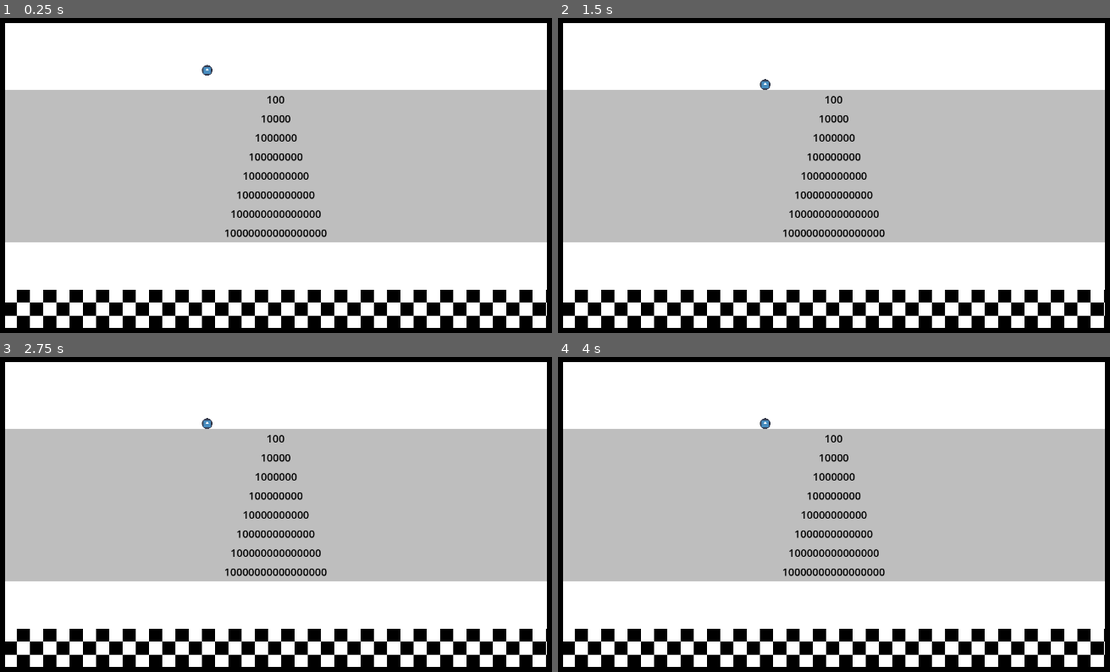
Above: before the commit, frames 1-4 (two rows, left to right).
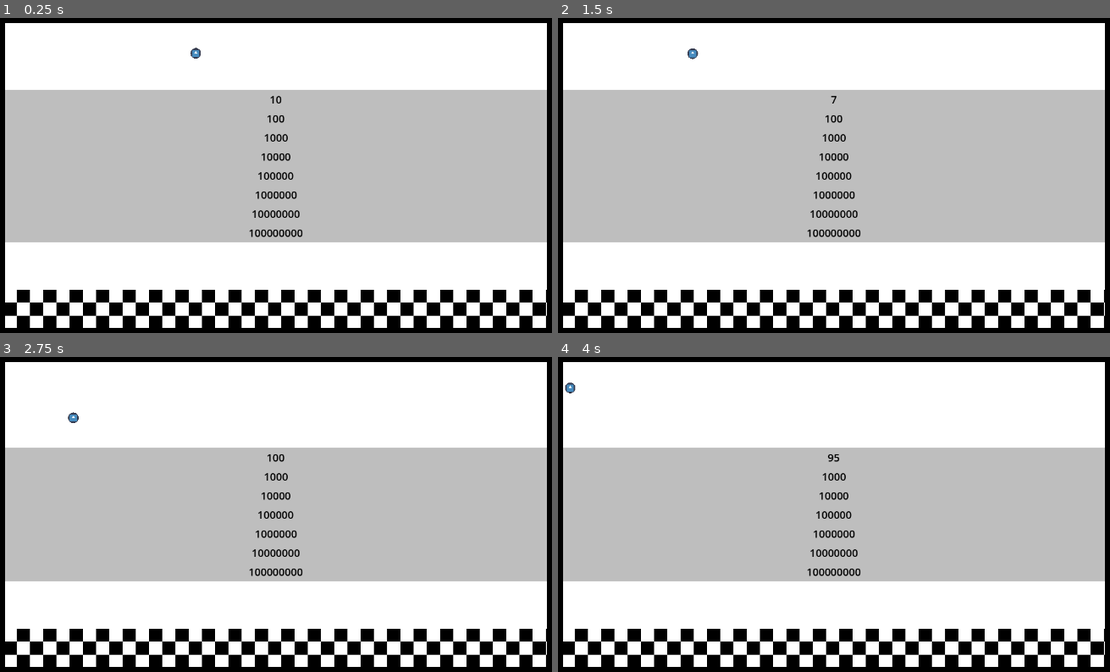
Above: after the commit, the same moments.

Repository: Rundll86/fallingballs
Game: Godot game, scene res://components/World.tscn
Same seed, same stepped clock (60 frames per second), same inputs: the game is played once before the commit and once after it. The engine's default icon, where the game draws it, is replaced by a stand-in: a white triangle on a blue panel in a dark square.
Inputs:
- Up to frame 1 (0.25 s): no input
- Up to frame 2 (1.5 s): tap Enter at 1.25 s
- Up to frame 3 (2.75 s): tap Space at 2 s
- Up to frame 4 (4 s): tap Enter at 3.5 s

The runs differ from the first frame. In frame 1, 1.3% of the frame differs, in the area x 34-60%, y 9-70%; in frame 2, 1.3%; in frame 3, 7.1%; in frame 4, 7.1%, in the area x 0-100%, y 8-70%.

Commit message:
feat: 实现伤害球功能及碰撞系统
- 新增DamageBall场景和脚本，实现攻击时伤害递增
- 为BallBase添加伤害属性和碰撞检测逻辑
- 完善WallBase的受伤和死亡处理机制
- 调整物理材质参数，优化碰撞效果

Diff:
--- a/components/Abstracts/BallBase.tscn
+++ b/components/Abstracts/BallBase.tscn
@@ -1,17 +1,24 @@
-[gd_scene load_steps=5 format=3 uid="uid://2ieitt62h5rm"]
+[gd_scene load_steps=6 format=3 uid="uid://2ieitt62h5rm"]
 
 [ext_resource type="Script" path="res://scripts/Statemachines/BallBase.gd" id="1_6n61d"]
 [ext_resource type="Script" path="res://scripts/Statemachines/Circle.gd" id="2_cnf5w"]
 [ext_resource type="Texture2D" uid="uid://gjopiwetb1c4" path="res://icon.svg" id="3_t36mp"]
 
-[sub_resource type="CircleShape2D" id="CircleShape2D_720rr"]
+[sub_resource type="PhysicsMaterial" id="PhysicsMaterial_pm2r4"]
+friction = 0.0
+bounce = 0.99
+
+[sub_resource type="CircleShape2D" id="CircleShape2D_asoac"]
 
 [node name="Ball" type="RigidBody2D"]
+physics_material_override = SubResource("PhysicsMaterial_pm2r4")
+contact_monitor = true
+max_contacts_reported = 1000
 script = ExtResource("1_6n61d")
 
 [node name="hitbox" type="CollisionShape2D" parent="."]
 unique_name_in_owner = true
-shape = SubResource("CircleShape2D_720rr")
+shape = SubResource("CircleShape2D_asoac")
 
 [node name="mask" type="Polygon2D" parent="."]
 unique_name_in_owner = true
--- /dev/null
+++ b/components/Abstracts/EffectBase.tscn
@@ -0,0 +1,8 @@
+[gd_scene load_steps=2 format=3 uid="uid://bdaa3hhawourv"]
+
+[sub_resource type="ParticleProcessMaterial" id="ParticleProcessMaterial_3u25q"]
+particle_flag_disable_z = true
+gravity = Vector3(0, 98, 0)
+
+[node name="EffectBase" type="GPUParticles2D"]
+process_material = SubResource("ParticleProcessMaterial_3u25q")
--- a/components/Abstracts/PlaygroundBase.tscn
+++ b/components/Abstracts/PlaygroundBase.tscn
@@ -1,9 +1,13 @@
-[gd_scene load_steps=3 format=3 uid="uid://cv3xpp77cnm4a"]
+[gd_scene load_steps=4 format=3 uid="uid://cv3xpp77cnm4a"]
 
 [ext_resource type="Script" path="res://scripts/Statemachines/PlaygroundBase.gd" id="1_hao73"]
 [ext_resource type="Script" path="res://scripts/Statemachines/AnchoredPolygon.gd" id="2_qo7p3"]
 
+[sub_resource type="PhysicsMaterial" id="PhysicsMaterial_txkq8"]
+friction = 0.0
+
 [node name="Playground" type="StaticBody2D"]
+physics_material_override = SubResource("PhysicsMaterial_txkq8")
 script = ExtResource("1_hao73")
 borderPolygon = Array[Vector2]([Vector2(0, 0), Vector2(1, 0), Vector2(1, 1), Vector2(0, 1), Vector2(0, 0), Vector2(0.1, 0.1), Vector2(0.1, 0.9), Vector2(0.9, 0.9), Vector2(0.9, 0.1), Vector2(0.1, 0.1)])
 
--- a/components/Scenes/Balls/DamageBall.tscn
+++ b/components/Scenes/Balls/DamageBall.tscn
@@ -1,5 +1,16 @@
-[gd_scene load_steps=2 format=3 uid="uid://cw6int17exqy3"]
+[gd_scene load_steps=4 format=3 uid="uid://cw6int17exqy3"]
 
 [ext_resource type="PackedScene" uid="uid://2ieitt62h5rm" path="res://components/Abstracts/BallBase.tscn" id="1_qxv3f"]
+[ext_resource type="Script" path="res://scripts/Contents/Balls/DamageBall.gd" id="2_cmuhp"]
+
+[sub_resource type="CircleShape2D" id="CircleShape2D_6emdt"]
 
 [node name="Ball" instance=ExtResource("1_qxv3f")]
+script = ExtResource("2_cmuhp")
+damage = 1.0
+
+[node name="hitbox" parent="." index="0"]
+shape = SubResource("CircleShape2D_6emdt")
+
+[node name="mask" parent="." index="1"]
+polygon = PackedVector2Array(10, 0, 9.80785, 1.9509, 9.2388, 3.82683, 8.3147, 5.5557, 7.07107, 7.07107, 5.5557, 8.3147, 3.82683, 9.2388, 1.9509, 9.80785, -4.37114e-07, 10, -1.9509, 9.80785, -3.82683, 9.2388, -5.5557, 8.3147, -7.07107, 7.07107, -8.3147, 5.5557, -9.2388, 3.82683, -9.80785, 1.9509, -10, -8.74228e-07, -9.80785, -1.9509, -9.2388, -3.82683, -8.3147, -5.5557, -7.07107, -7.07107, -5.5557, -8.31469, -3.82684, -9.2388, -1.9509, -9.80785, 1.19249e-07, -10, 1.9509, -9.80785, 3.82684, -9.23879, 5.5557, -8.3147, 7.07107, -7.07107, 8.3147, -5.5557, 9.2388, -3.82683, 9.80785, -1.9509)
--- a/components/Scenes/Walls/NormalWall.tscn
+++ b/components/Scenes/Walls/NormalWall.tscn
@@ -2,14 +2,15 @@
 
 [ext_resource type="PackedScene" uid="uid://v78fptwx00pw" path="res://components/Abstracts/WallBase.tscn" id="1_ouaaf"]
 
-[sub_resource type="RectangleShape2D" id="RectangleShape2D_0mr0l"]
+[sub_resource type="RectangleShape2D" id="RectangleShape2D_7l1by"]
 size = Vector2(1053.6, 31.5)
 
 [node name="Wall" instance=ExtResource("1_ouaaf")]
 size = Vector2(0.8, 0.05)
+maxHealthBase = 10.0
 
 [node name="hitbox" parent="." index="0"]
-shape = SubResource("RectangleShape2D_0mr0l")
+shape = SubResource("RectangleShape2D_7l1by")
 
 [node name="texture" parent="." index="1"]
 position = Vector2(-526.8, -15.75)
@@ -21,4 +22,4 @@
 offset_left = -526.8
 offset_top = -15.75
 offset_right = 526.8
-offset_bottom = 26.25
+offset_bottom = 15.75
--- a/project.godot
+++ b/project.godot
@@ -20,6 +20,10 @@
 window/size/viewport_width=1280
 window/size/viewport_height=720
 
+[physics]
+
+2d/default_linear_damp=0.0
+
 [rendering]
 
 renderer/rendering_method="gl_compatibility"
--- /dev/null
+++ b/scripts/Contents/Balls/DamageBall.gd
@@ -0,0 +1,4 @@
+extends BallBase
+
+func onAttack(_wall: WallBase):
+	damage += 1
--- a/scripts/Statemachines/BallBase.gd
+++ b/scripts/Statemachines/BallBase.gd
@@ -4,6 +4,7 @@
 
 @export var radius: float = 10
 @export var displayName: String = "未命名球"
+@export var damage: float = 0
 
 @onready var hitbox: CollisionShape2D = $"%hitbox"
 @onready var mask: Circle = $"%mask"
@@ -11,7 +12,17 @@
 
 func _ready():
 	hitbox.shape = hitbox.shape.duplicate()
+	body_entered.connect(
+		func(body):
+			if body is WallBase:
+				body.takeDamage(damage, self)
+				onAttack(body)
+	)
+	apply_central_force(Vector2.from_angle(deg_to_rad(randf() * 360.0)) * 10000)
 func _process(_delta):
 	hitbox.shape.radius = radius
 	mask.radius = radius
 	texture.scale = (Vector2.ONE * 2 * radius) / texture.get_rect().size
+
+func onAttack(_wall: WallBase):
+	pass
--- a/scripts/Statemachines/WallBase.gd
+++ b/scripts/Statemachines/WallBase.gd
@@ -25,5 +25,16 @@
 	healthBar.text = str(currentHealth)
 	healthBar.size = get_viewport_rect().size * size
 	healthBar.position = get_viewport_rect().size * size / -2
+
 func applyLevel(lv):
 	return maxHealthBase ** lv
+func takeDamage(damage: float, source: BallBase):
+	currentHealth -= damage
+	if currentHealth <= 0:
+		tryDie(source)
+func tryDie(source: BallBase):
+	die(source)
+	queue_free()
+
+func die(_source: BallBase):
+	pass
